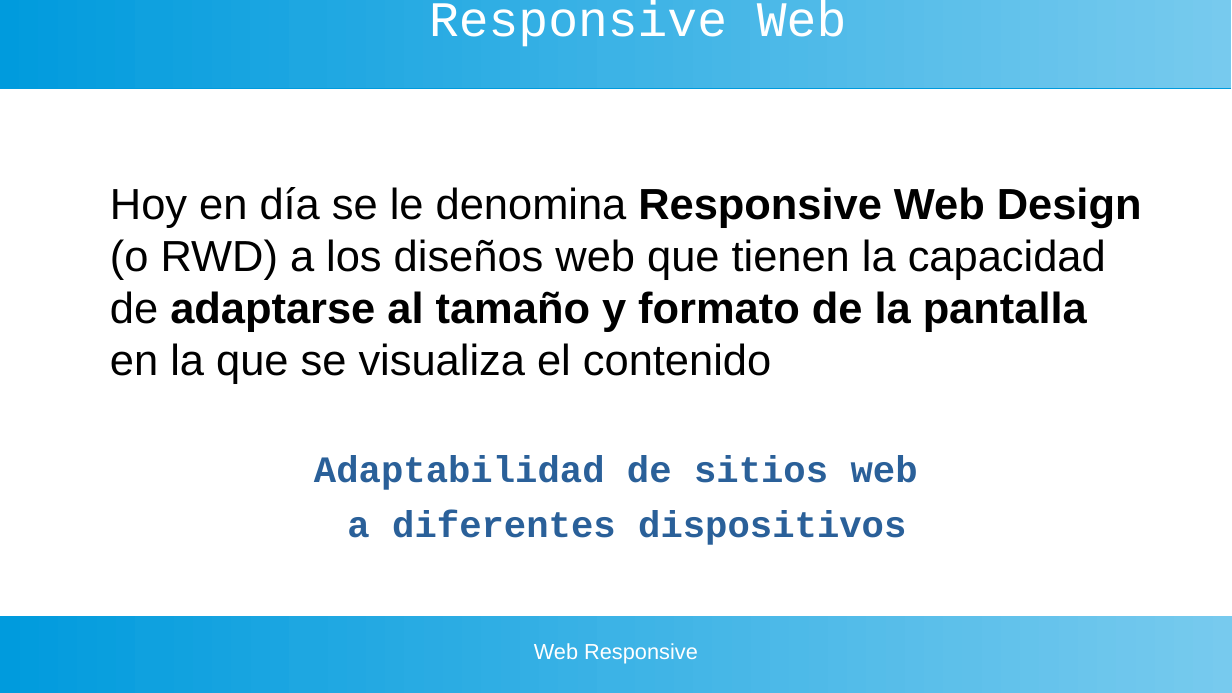
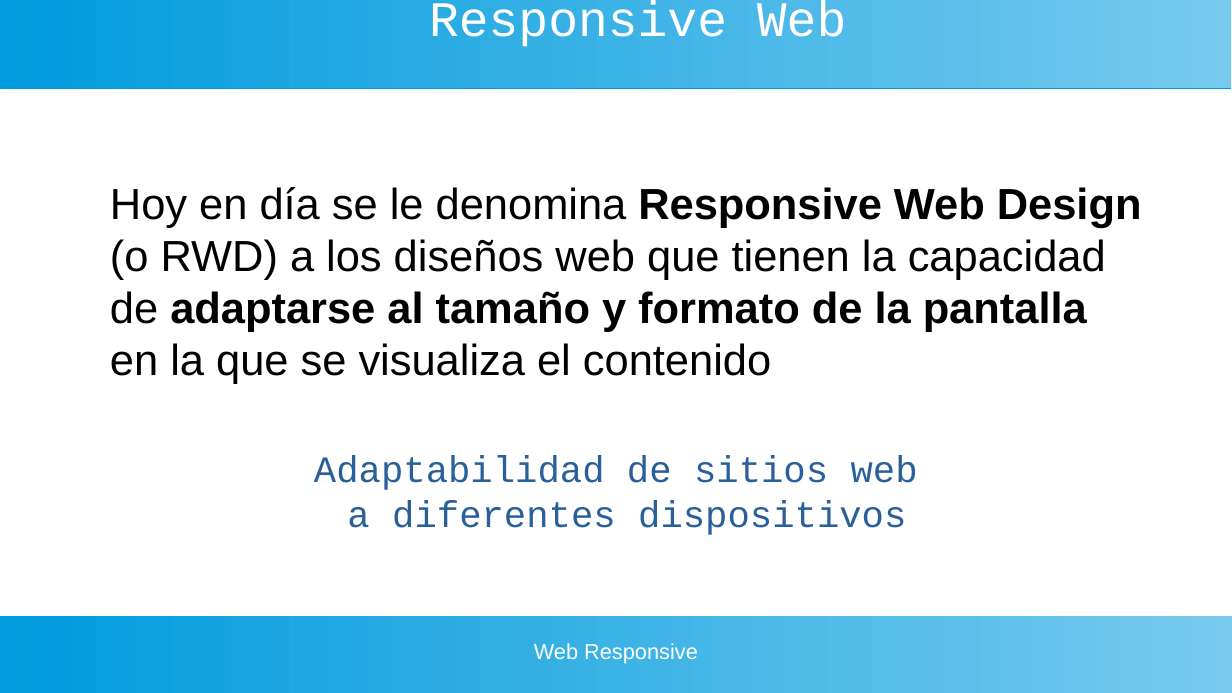
Before and after one commit to gaizkamg/HTML-CSS-Entregable, a slide deck: slide 2 of Presentacion/presentacion-responsive.odp. Drawn at 1232x693 pixels with LibreOffice and Linux fonts; fonts in the diff are those of the drawing. Boxes give left, top, right and bottom in pixels: in the first picture for what was removed or moved away, otherwise in the second. Text is boxed around its words. In the diff, an @@ line names an element or a change of style, - is before the commit and + after.

```diff
--- a/Presentacion/presentacion-responsive.odp
+++ b/Presentacion/presentacion-responsive.odp
@@ text "Adaptabilidad de sitios web" at <box>314,456,918,535</box>: bold off; less space between paragraphs @@
```
Also in this commit, not shown: 8 other slides changed, 5 other files.
